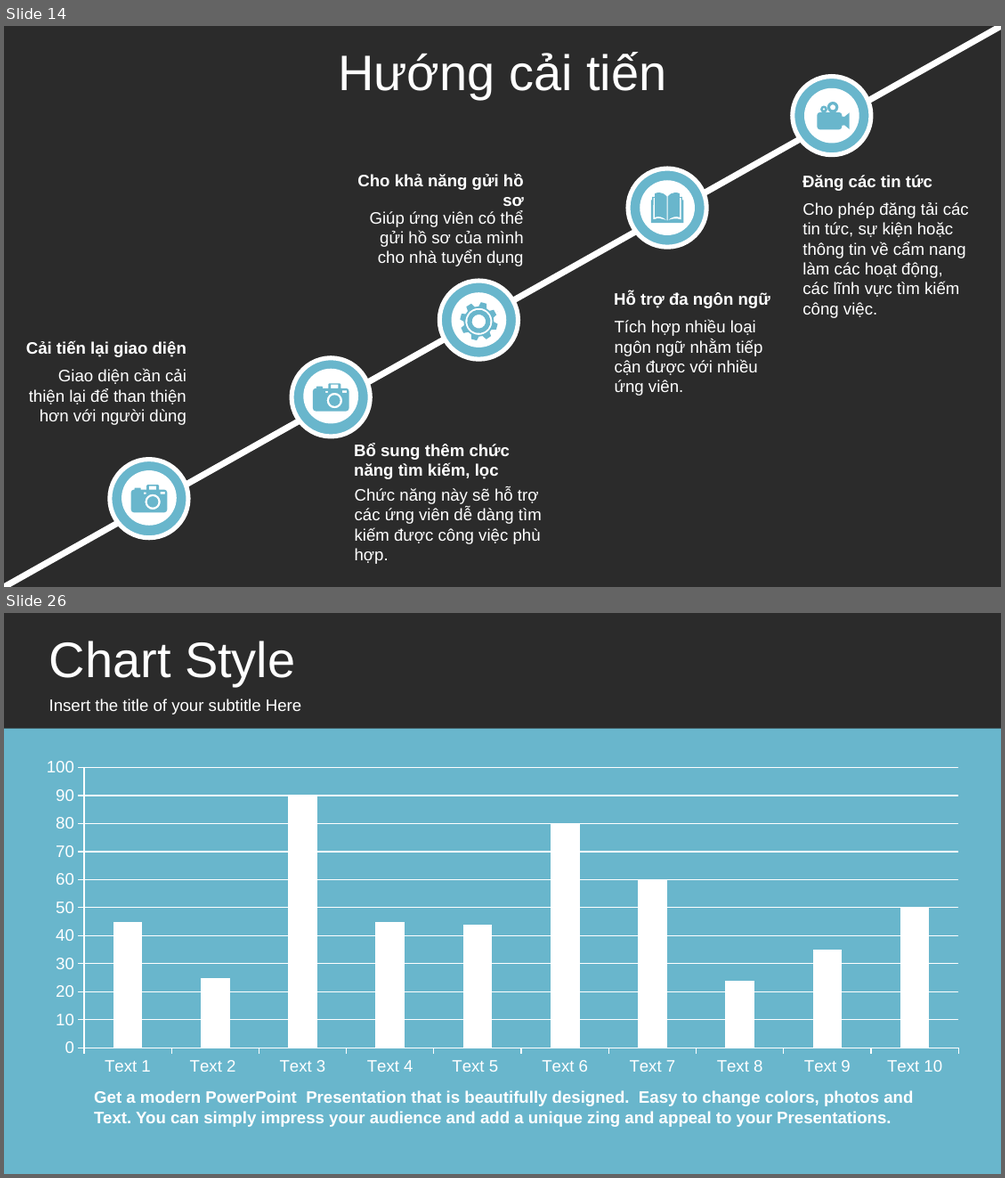
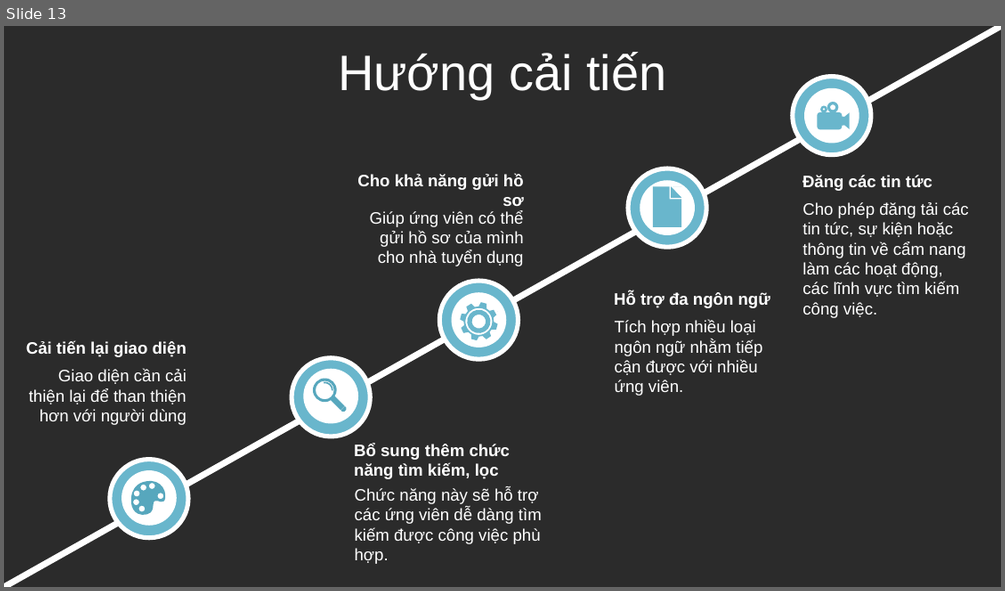
Before and after one commit to cotrang20012/RecruitingWebsite, a slide deck: báo cáo.pptx. Shown one above the other, each under a label of ours: slides 14 and 26 before the commit, slide 13 after it; the slides between them are not shown. The pictures are 1005x1178 and 1005x591 pixels, drawn with LibreOffice and Linux fonts; fonts in the diff are those of the drawing; background and template pictures are left out; a plain dark background stands for a picture behind light text. Boxes give left, top, right and bottom in pixels: in the first picture for what was removed or moved away, otherwise in the second. Text is boxed around its words. In the diff, an @@ line names an element or a change of style, - is before the commit and + after.

```diff
--- a/báo cáo.pptx
+++ b/báo cáo.pptx
@@ slide 26 removed at (4,613,1001,1174), background picture (left out) @@
@@ text removed at (49,641,295,686) @@
-Chart Style
@@ text removed at (49,698,301,714) @@
-Insert the title of your subtitle Here
@@ rectangle removed at (4,729,1001,1174) @@
@@ column chart removed at (28,753,978,1083) @@
-categories: Text 1, Text 2 , Text 3, Text 4, Text 5 , Text 6, Text 7, Text 8, Text 9, Text 10
-Series 1: 45, 25, 90, 45, 44, 80, 60, 24, 35, 50
@@ text removed at (94,1090,913,1127) @@
-Get a modern PowerPoint Presentation that is beautifully designed. Easy to change colors, photos and Text. You can simply impress your audience and add a unique zing and appeal to your Presentations.
@@ what was slide 14 is now slide 13 @@
@@ slide 13 changed as well @@
@@ freeform shape: place and size @@
-freeform shape at (651,192,684,224)
+freeform shape at (653,186,682,227)
@@ freeform shape at (313,378,352,418): fill #69B6CC to #57A7BD; rotation 0 to 315 degrees; outline redrawn @@
@@ freeform shape: place and size @@
-freeform shape at (130,484,167,513)
+freeform shape at (130,481,164,515)
@@ freeform shape at (130,481,164,515): fill #69B6CC to #57A7BD @@
```
Also in this commit, not shown: 1 other slide changed, 20 other slides removed.
